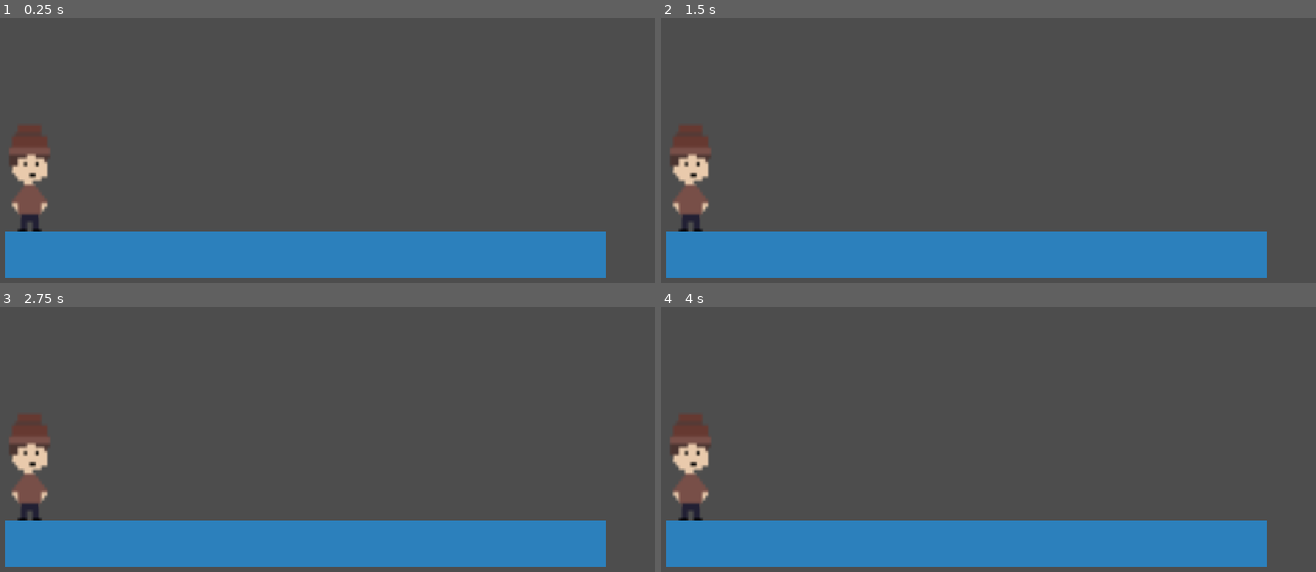
Above: before the commit, frames 1-4 (two rows, left to right).
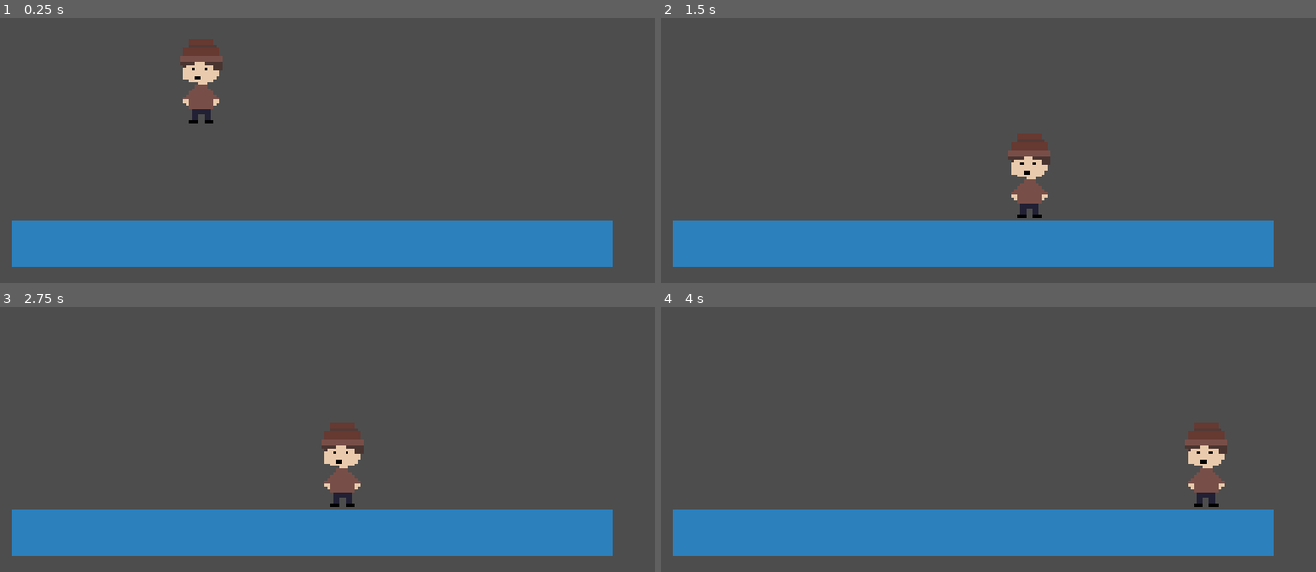
Above: after the commit, the same moments.

Repository: magmamammoth/gamejam1000
Game: Godot game, scene res://testlevel.tscn
Two runs of this game, one before a commit and one after it. Both use one fixed random seed, a clock stepped at 60 frames per second and the inputs below. The project has no main scene, so this scene is started directly.
Inputs (mouse positions are in pixels of both pictures, inside the frame that each line leads up to):
- Up to frame 1 (0.25 s): no input
- Up to frame 2 (1.5 s): tap Enter (ui_accept) at 0.5 s; move the mouse to (1126, 153) at 0.52 s; hold Right (ui_right) from 0.53 s (still down); tap Alt at 0.6 s; click (1126, 153) at 0.67 s; click (1126, 153) at 0.77 s; move the mouse to (844, 190) at 1.27 s; tap Shift at 1.35 s
- Up to frame 3 (2.75 s): click (183, 479) at 1.52 s; move the mouse to (386, 375) at 2.02 s; release Right (ui_right) at 2.03 s; hold Left (ui_left) from 2.03 s (still down); tap Alt at 2.1 s
- Up to frame 4 (4 s): move the mouse to (942, 537) at 2.77 s; release Left (ui_left) at 2.78 s; hold Right (ui_right) from 2.78 s (still down); tap Shift at 2.85 s; click (942, 537) at 2.92 s; click (942, 537) at 3.02 s; move the mouse to (1178, 516) at 3.52 s; tap Alt at 3.6 s; click (1178, 516) at 3.77 s

The runs differ from the first frame. In frame 1, 11% of the frame differs, in the area x 0-94%, y 7-99%; in frame 2, 11%; in frame 3, 11%; in frame 4, 11%, in the area x 0-94%, y 40-99%.

Commit message:
working now:)

Diff:
--- a/project.godot
+++ b/project.godot
@@ -50,4 +50,5 @@
 
 [rendering]
 
+textures/canvas_textures/default_texture_filter=0
 rendering_device/driver.windows="d3d12"
--- a/scenes/player.tscn
+++ b/scenes/player.tscn
@@ -2,6 +2,9 @@
 
 [ext_resource type="Script" uid="uid://bgxgnevmgh7t0" path="res://scenes/player.gd" id="1_g2els"]
 [ext_resource type="Texture2D" uid="uid://cnsc110rrn4go" path="res://assests/player.png.png" id="2_qhqgy"]
+
+[sub_resource type="RectangleShape2D" id="RectangleShape2D_japs5"]
+size = Vector2(20, 31.396227)
 
 [node name="CharacterBody2D" type="CharacterBody2D" unique_id=1047740258]
 script = ExtResource("1_g2els")
@@ -11,4 +14,7 @@
 scale = Vector2(5.1875, 4.96875)
 texture = ExtResource("2_qhqgy")
 
-[node name="CollisionShape2D" type="CollisionShape2D" parent="Player_png" unique_id=40475823]
+[node name="CollisionShape2D" type="CollisionShape2D" parent="." unique_id=40475823]
+position = Vector2(370, 153)
+scale = Vector2(5.1875, 4.96875)
+shape = SubResource("RectangleShape2D_japs5")
--- a/testlevel.tscn
+++ b/testlevel.tscn
@@ -1,33 +1,25 @@
 [gd_scene format=3 uid="uid://b5vwqdud51eod"]
 
-[ext_resource type="Texture2D" uid="uid://cnsc110rrn4go" path="res://assests/player.png.png" id="1_w3snd"]
-[ext_resource type="Script" uid="uid://c4fyda4x65ida" path="res://character_body_2d.gd" id="2_pi5jr"]
+[ext_resource type="PackedScene" uid="uid://dfh3bgnggb0ep" path="res://scenes/player.tscn" id="1_w3snd"]
 
-[sub_resource type="RectangleShape2D" id="RectangleShape2D_x4qsn"]
-size = Vector2(1019, 74)
+[sub_resource type="RectangleShape2D" id="RectangleShape2D_sghoa"]
+size = Vector2(1017, 73)
 
 [node name="testlevel" type="Node2D" unique_id=1565227902]
 position = Vector2(10, -12)
 
-[node name="Player_png" type="Sprite2D" parent="." unique_id=1796506261]
-position = Vector2(77.99994, 339)
-scale = Vector2(-4.979347, 6.35717)
-texture = ExtResource("1_w3snd")
-
-[node name="CharacterBody2D" type="CharacterBody2D" parent="Player_png" unique_id=574106555]
-position = Vector2(-109.57384, 119.04413)
-script = ExtResource("2_pi5jr")
+[node name="CharacterBody2D" parent="." unique_id=1047740258 instance=ExtResource("1_w3snd")]
 
 [node name="Ground" type="StaticBody2D" parent="." unique_id=613141874]
 position = Vector2(85, 404)
 
-[node name="newrectshape" type="CollisionShape2D" parent="Ground" unique_id=756240454]
-position = Vector2(565, 484)
-shape = SubResource("RectangleShape2D_x4qsn")
+[node name="groundvis" type="ColorRect" parent="Ground" unique_id=35720904]
+offset_left = -38.0
+offset_top = 16.0
+offset_right = 985.0
+offset_bottom = 95.0
+color = Color(0.17385375, 0.5016835, 0.7367729, 1)
 
-[node name="groundvis" type="ColorRect" parent="." unique_id=35720904]
-offset_left = 36.0
-offset_top = 439.0
-offset_right = 1059.0
-offset_bottom = 518.0
-color = Color(0.17385375, 0.5016835, 0.7367729, 1)
+[node name="CollisionShape2D" type="CollisionShape2D" parent="Ground" unique_id=562250876]
+position = Vector2(473.5, 53.5)
+shape = SubResource("RectangleShape2D_sghoa")
